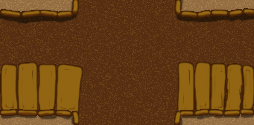
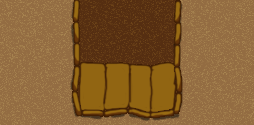
Comparing the layer stacks of the two 254px x 125px images. Changes:
hid group "path 15" (7 layers) over <box>0,0,254,125</box>
showed group "path 1" (6 layers) over <box>67,0,186,123</box>
